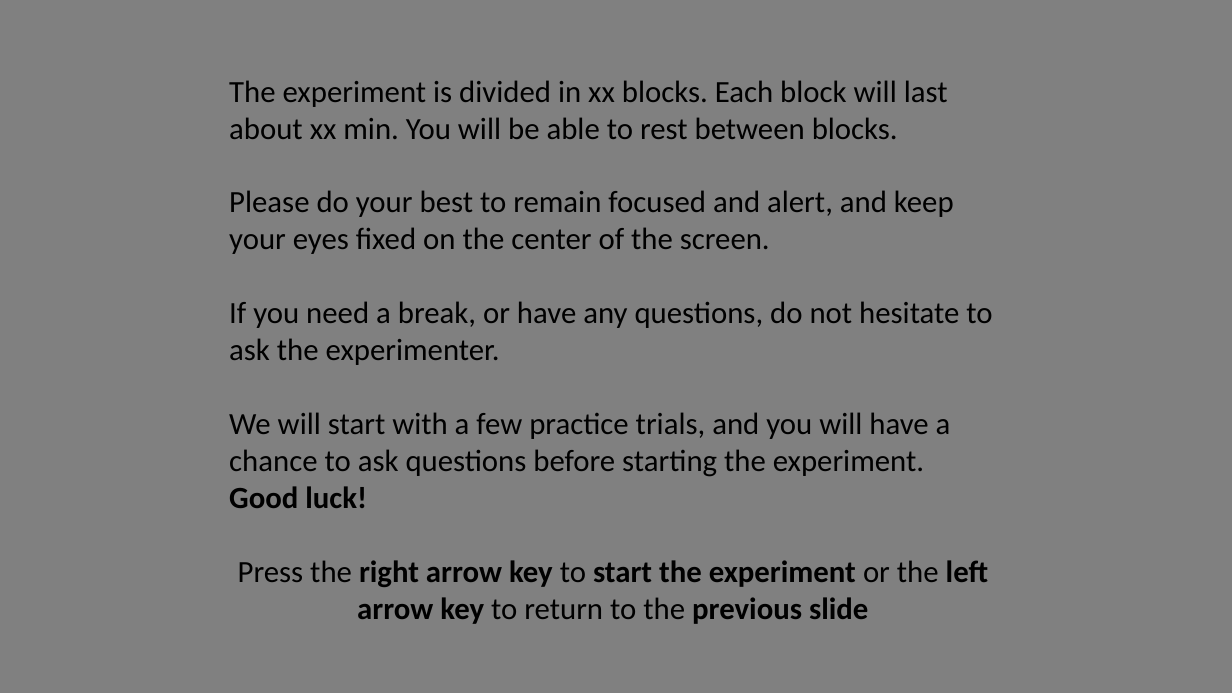
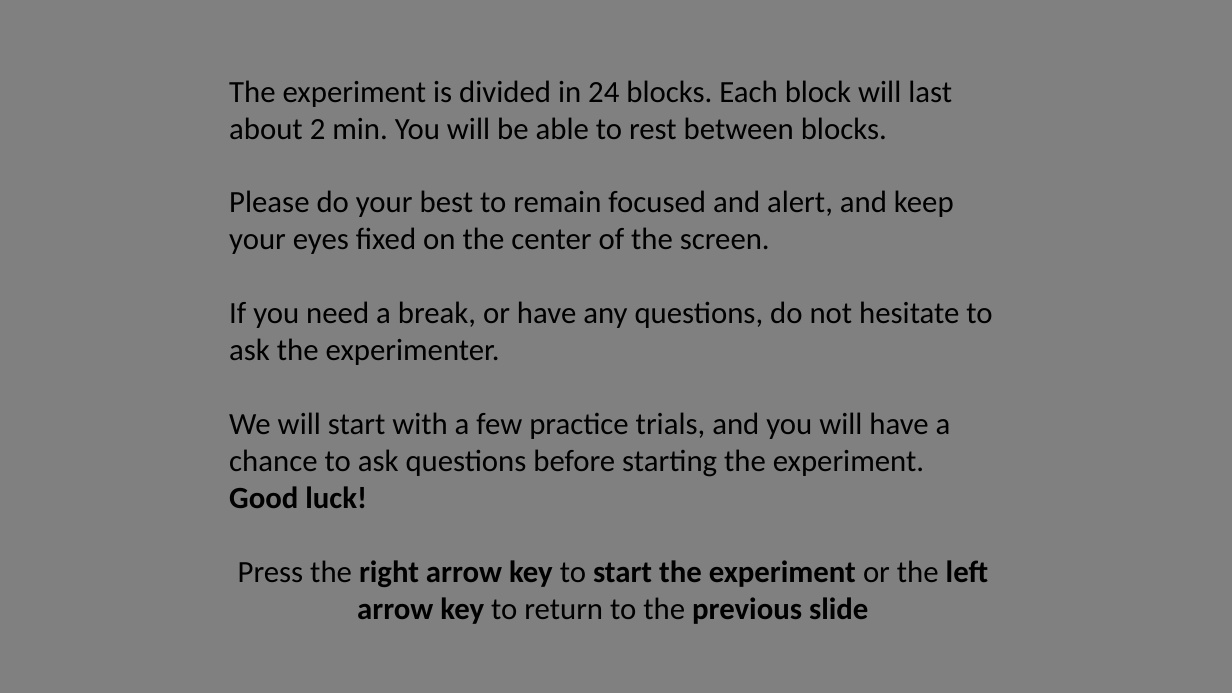
Before and after one commit to michaengeser/pep_wp4, a slide deck: slide 11 of instructions/Instructions.pptx (slide 8 before the commit). Drawn at 1232x693 pixels with LibreOffice and Linux fonts; fonts in the diff are those of the drawing. Boxes give left, top, right and bottom in pixels: in the first picture for what was removed or moved away, otherwise in the second. Text is boxed around its words. In the diff, an @@ line names an element or a change of style, - is before the commit and + after.

```diff
--- a/instructions/Instructions.pptx
+++ b/instructions/Instructions.pptx
@@ text at (229,80,952,139): text changed @@
-The experiment is divided in xx blocks. Each block will last about xx min. You will be able to rest between blocks.
+The experiment is divided in 24 blocks. Each block will last about 2 min. You will be able to rest between blocks.
```
Also in this commit, not shown: 7 other slides changed, 4 slides added, 1 slide removed, 54 other files.
